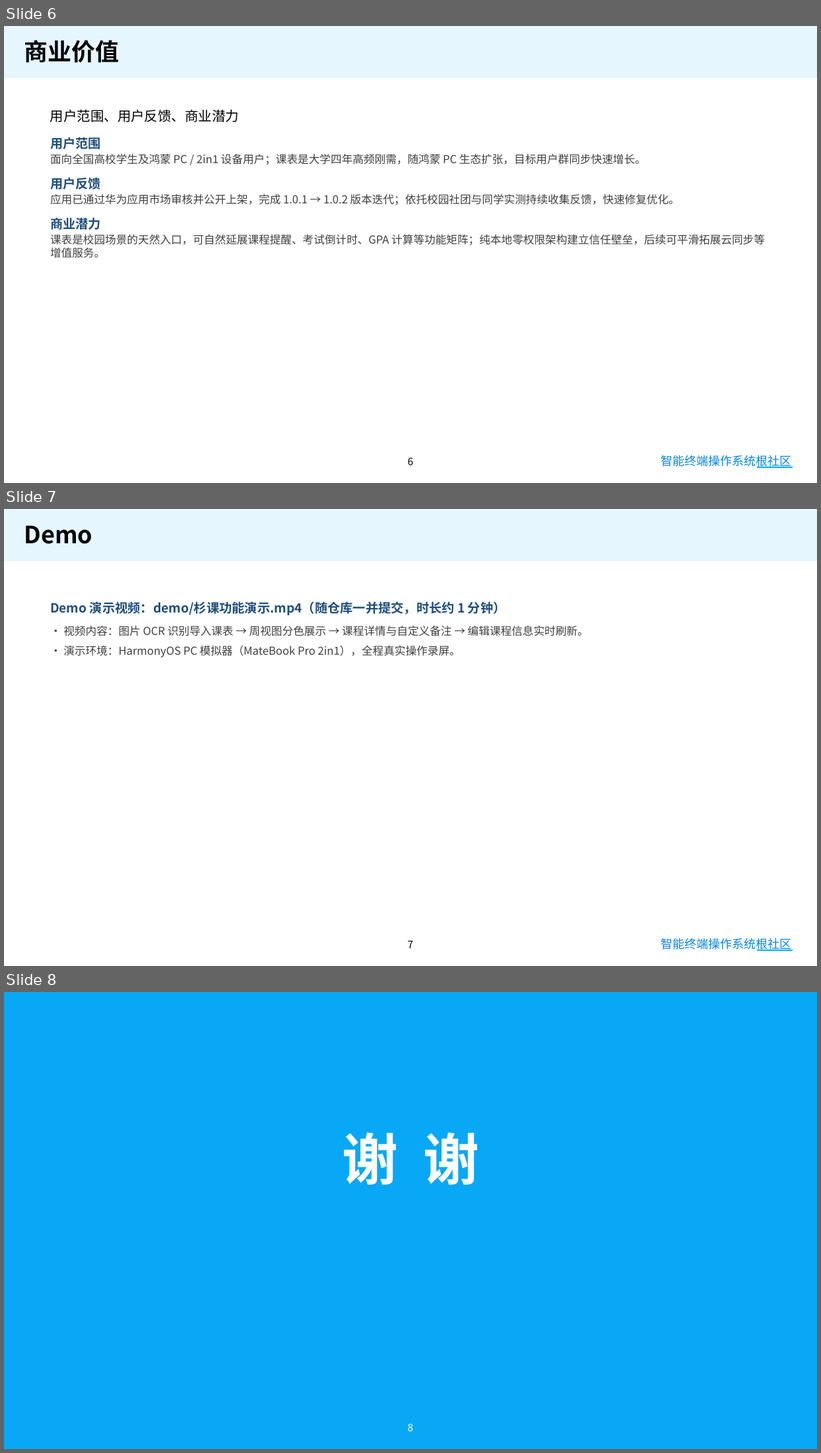
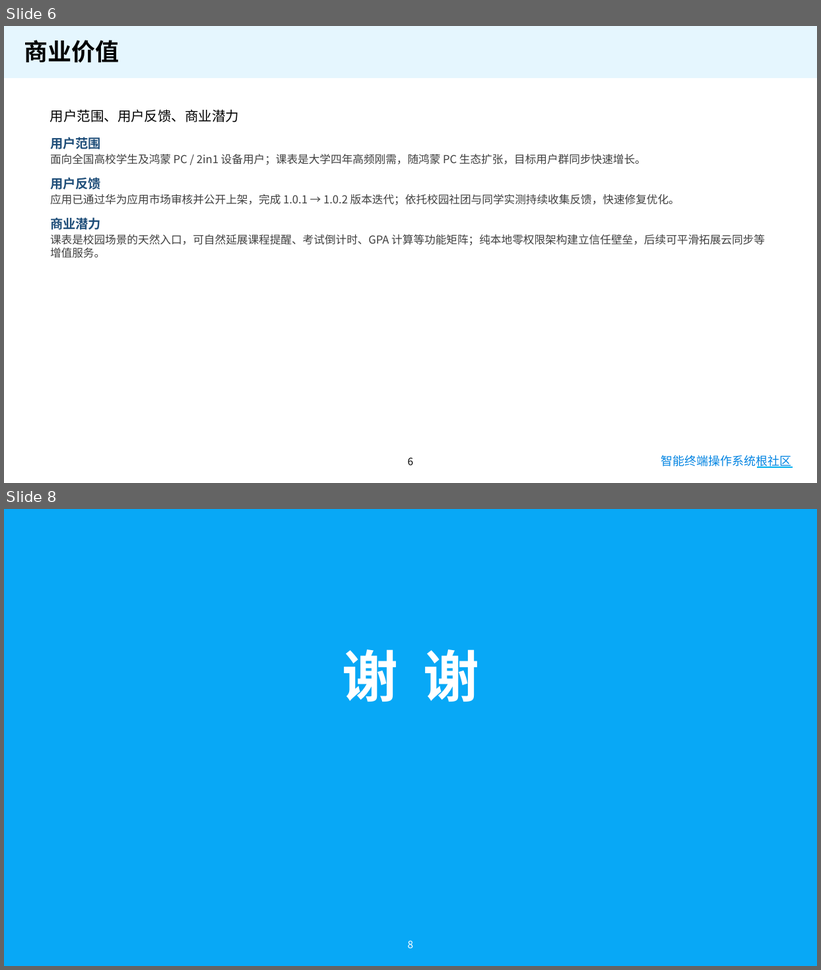
Before and after one commit to drumstarcow/my-timetable, a slide deck: docs/杉课-OH大赛赛道三作品提交.pptx. Shown one above the other, each under a label of ours: slides 6, 7 and 8 before the commit, slides 6 and 8 after it; the slides between them are not shown. The pictures are 821x1453 and 821x970 pixels, drawn with LibreOffice and Linux fonts; fonts in the diff are those of the drawing; background and template pictures are left out. Boxes give left, top, right and bottom in pixels: in the first picture for what was removed or moved away, otherwise in the second. Text is boxed around its words. In the diff, an @@ line names an element or a change of style, - is before the commit and + after.

Commit message:
docs: OH大赛材料嵌入演示视频

```diff
--- a/docs/杉课-OH大赛赛道三作品提交.pptx
+++ b/docs/杉课-OH大赛赛道三作品提交.pptx
@@ slide 7 removed at <box>4,509,817,966</box>, background #FFFFFF; not listed: 3 template elements that a slide beside it also shows @@
@@ text removed at <box>24,525,93,544</box> @@
-Demo
@@ text removed at <box>50,601,589,657</box> @@
-Demo 演示视频：demo/杉课功能演示.mp4（随仓库一并提交，时长约 1 分钟）
-• 视频内容：图片 OCR 识别导入课表 → 周视图分色展示 → 课程详情与自定义备注 → 编辑课程信息实时刷新。
-• 演示环境：HarmonyOS PC 模拟器（MateBook Pro 2in1），全程真实操作录屏。
@@ page number removed at <box>408,941,414,949</box> @@
-7
```
Also in this commit, not shown: 1 slide added.
